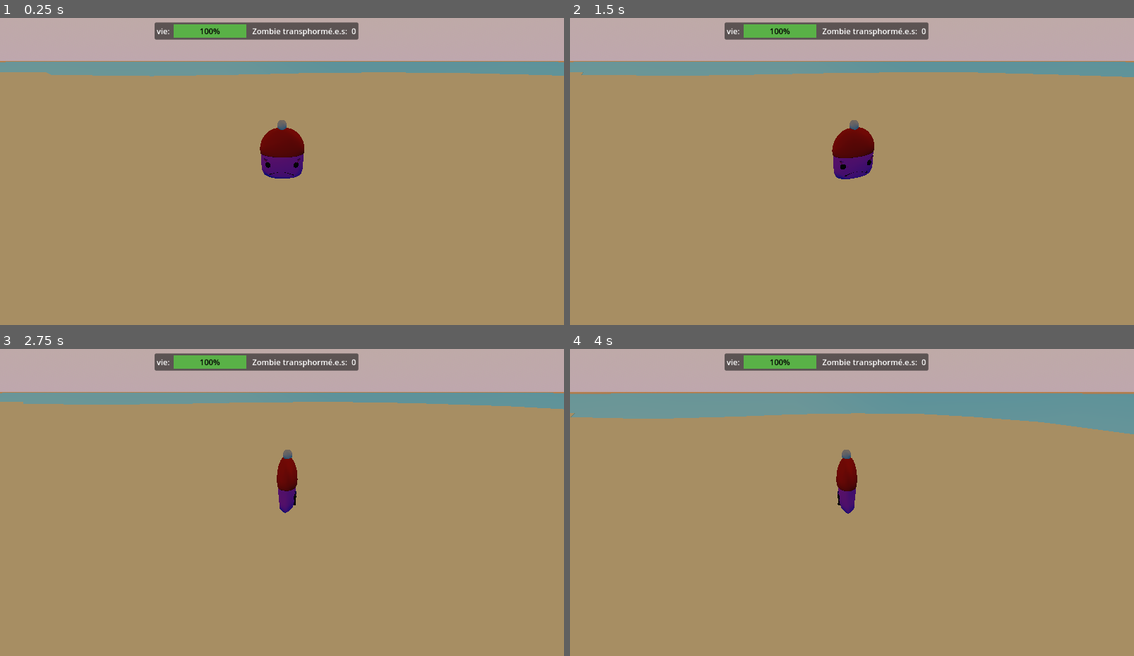
Above: before the commit, frames 1-4 (two rows, left to right).
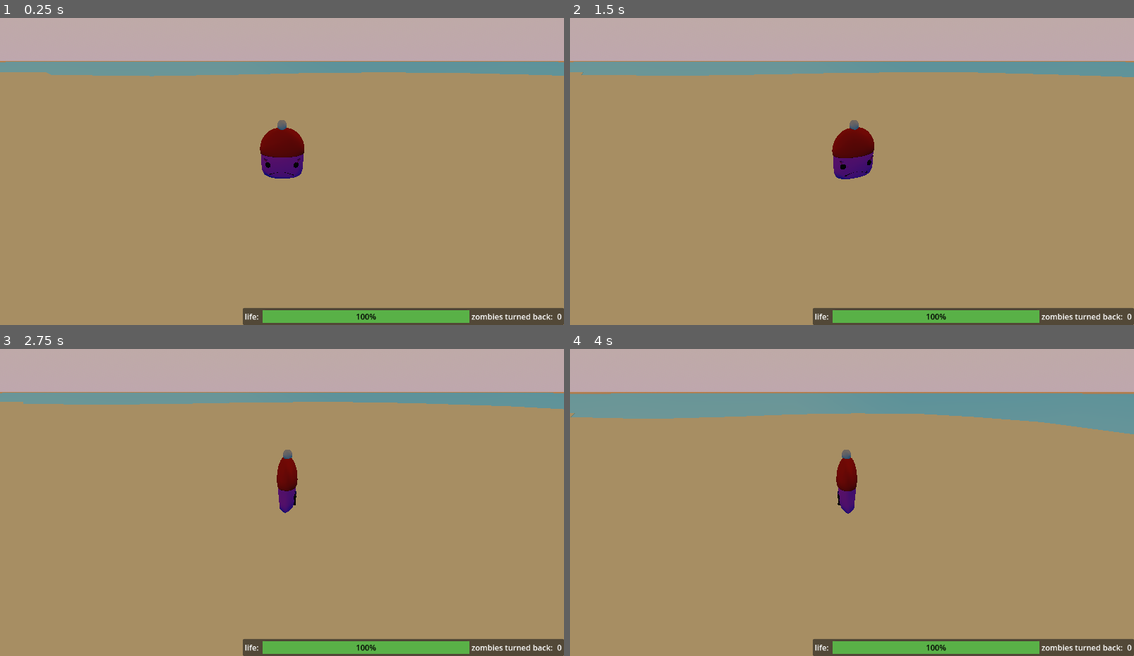
Above: after the commit, the same moments.

Repository: ChickenStorm/epic_game_jam_2023
Game: Godot game, scene res://main.tscn
Same seed, same stepped clock (60 frames per second), same inputs: the game is played once before the commit and once after it. This scene is started directly instead of the project's main scene. Sound files missing from this copy of the repository are replaced by a short silence.
Inputs (mouse positions are in pixels of both pictures, inside the frame that each line leads up to):
- Up to frame 1 (0.25 s): no input
- Up to frame 2 (1.5 s): tap Enter at 0.5 s; move the mouse to (976, 150) at 0.52 s; press the mouse at (976, 150) at 0.53 s; hold D (move_right) 0.53-1.28 s; tap Space (jump) at 0.77 s; move the mouse to (739, 183) at 1.27 s; release the mouse at (739, 183) at 1.28 s; hold S (move_back) from 1.28 s (still down); tap W (move_front) at 1.35 s
- Up to frame 3 (2.75 s): tap Space (jump) at 1.52 s; move the mouse to (338, 428) at 2.02 s; release S (move_back) at 2.03 s; press the mouse at (338, 428) at 2.03 s; hold D (move_right) from 2.03 s (still down)
- Up to frame 4 (4 s): move the mouse to (823, 560) at 2.77 s; release the mouse at (823, 560) at 2.78 s; tap W (move_front) at 2.85 s; tap Space (jump) at 3.02, 3.77 s; move the mouse to (1021, 545) at 3.52 s; release D (move_right) at 3.53 s; press the mouse at (1021, 545) at 3.53 s; hold A (move_left) from 3.53 s (still down)

The runs differ from the first frame. In frame 1, 5.2% of the frame differs, in the area x 27-100%, y 1-100%; in frame 2, 5.2%; in frame 3, 5.2%; in frame 4, 5.2%.

Commit message:
hud in english

Diff:
--- a/gui/gui.tscn
+++ b/gui/gui.tscn
@@ -34,10 +34,13 @@
 
 [node name="VBoxContainer" type="HBoxContainer" parent="."]
 layout_mode = 1
-anchors_preset = 10
+anchors_preset = 12
+anchor_top = 1.0
 anchor_right = 1.0
-offset_bottom = 63.0
+anchor_bottom = 1.0
+offset_top = -39.0
 grow_horizontal = 2
+grow_vertical = 0
 
 [node name="Control" type="Control" parent="VBoxContainer"]
 layout_mode = 2
@@ -68,7 +71,7 @@
 
 [node name="Label" type="Label" parent="VBoxContainer/VBoxContainer/PanelContainer/MarginContainer/HBoxContainer"]
 layout_mode = 2
-text = "vie: "
+text = "life: "
 
 [node name="ProgressBar" type="ProgressBar" parent="VBoxContainer/VBoxContainer/PanelContainer/MarginContainer/HBoxContainer"]
 layout_mode = 2
@@ -77,13 +80,14 @@
 
 [node name="Label2" type="Label" parent="VBoxContainer/VBoxContainer/PanelContainer/MarginContainer/HBoxContainer"]
 layout_mode = 2
-text = "  Zombie transphormé.e.s: "
+text = "zombies turned back: "
 
 [node name="LabelZ" type="Label" parent="VBoxContainer/VBoxContainer/PanelContainer/MarginContainer/HBoxContainer"]
 layout_mode = 2
 text = "0"
 
 [node name="Control2" type="Control" parent="VBoxContainer"]
+visible = false
 layout_mode = 2
 size_flags_horizontal = 3
 mouse_filter = 2
